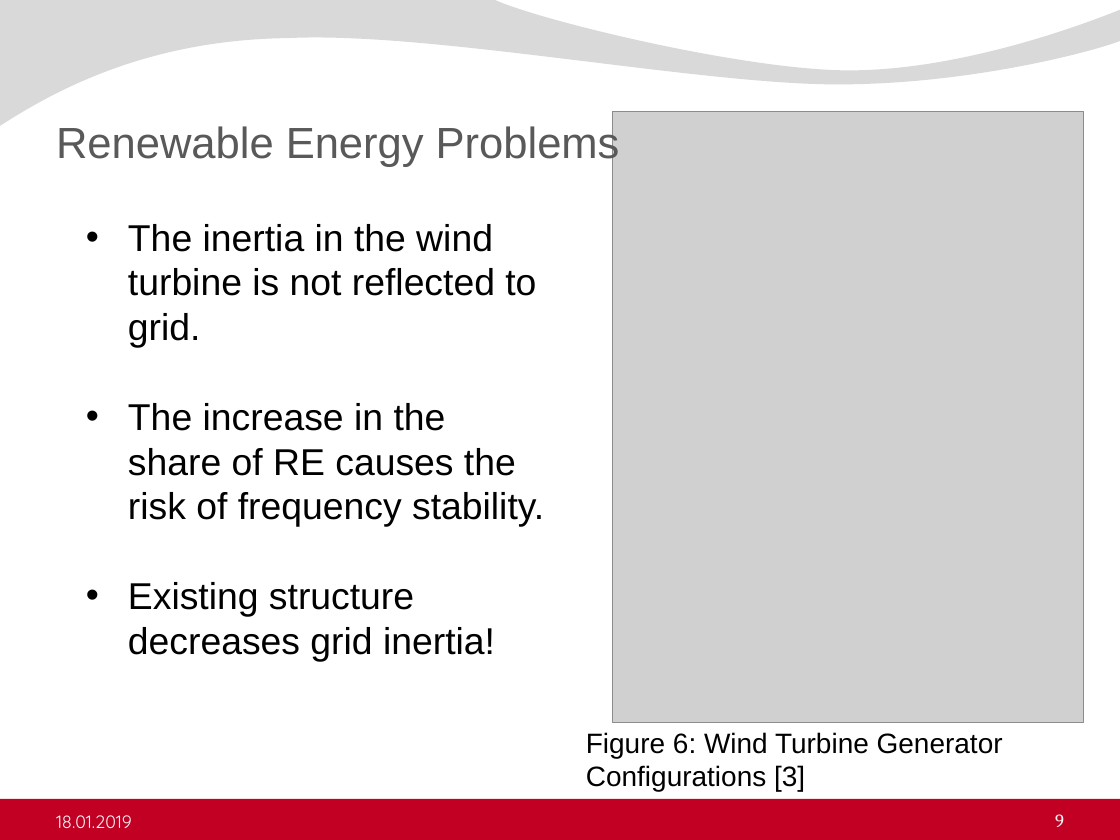
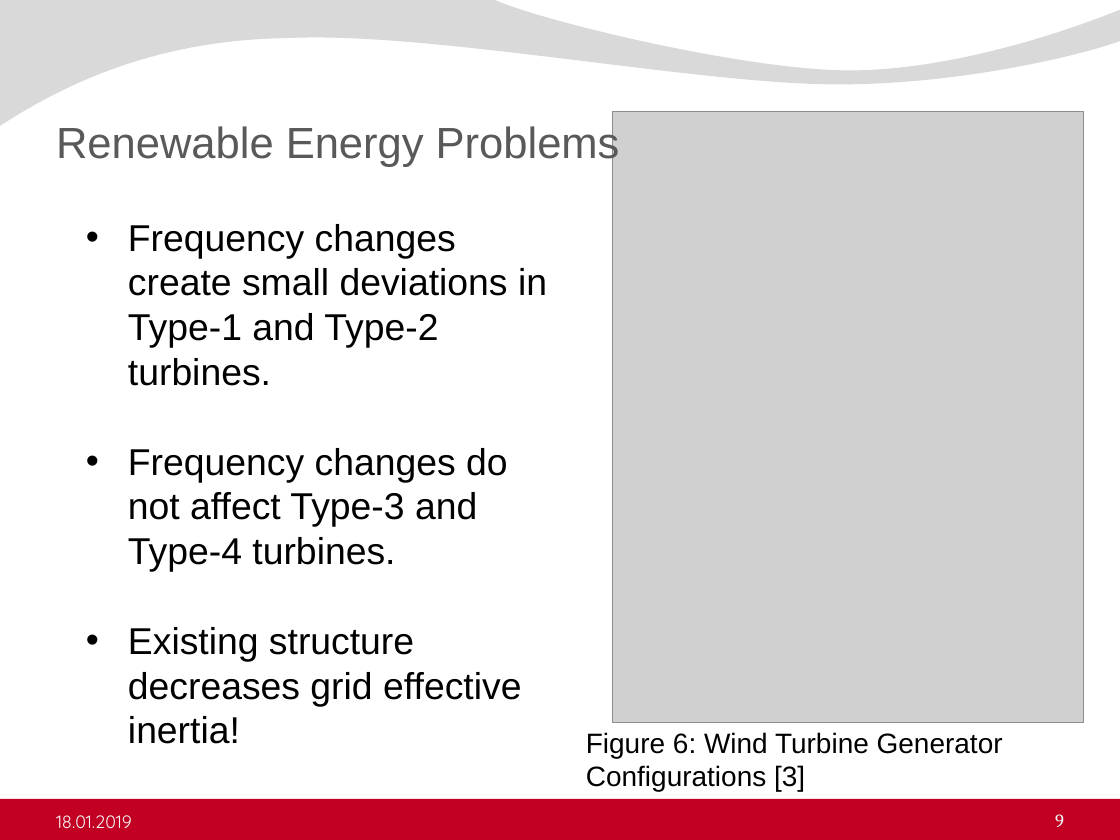
Before and after one commit to ErencanDuymaz/Research, a slide deck: slide 9 of Thesis/Thesis Defence/Erencan_Duymaz_thesis_defence.pptx. Drawn at 1120x840 pixels with LibreOffice and Linux fonts; fonts in the diff are those of the drawing; grey boxes stand for pictures; background and template pictures are left out. Boxes give left, top, right and bottom in pixels: in the first picture for what was removed or moved away, otherwise in the second. Text is boxed around its words. In the diff, an @@ line names an element or a change of style, - is before the commit and + after.

Commit message:
Presentation is completed.

```diff
--- a/Thesis/Thesis Defence/Erencan_Duymaz_thesis_defence.pptx
+++ b/Thesis/Thesis Defence/Erencan_Duymaz_thesis_defence.pptx
@@ text at box(128, 224, 547, 744): text changed @@
-• The inertia in the wind turbine is not reflected to grid.
-• The increase in the share of RE causes the risk of frequency stability.
-• Existing structure decreases grid inertia!
+• Frequency changes create small deviations in Type-1 and Type-2 turbines.
+• Frequency changes do not affect Type-3 and Type-4 turbines.
+• Existing structure decreases grid effective inertia!
```
Also in this commit, not shown: 3 other slides changed, 7 slides added, 9 other files.
